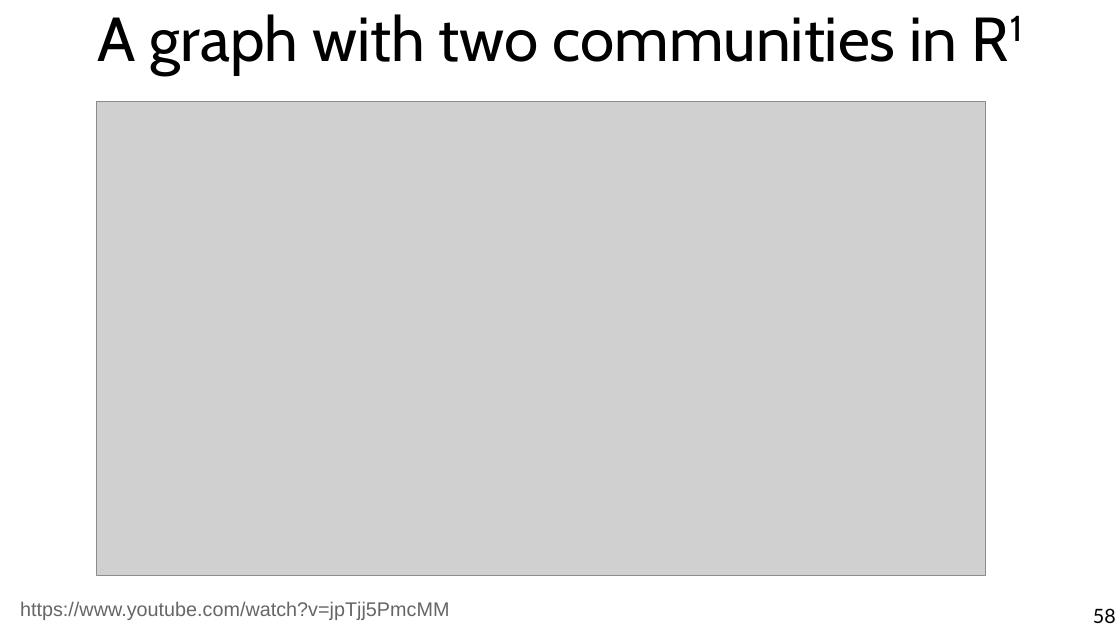
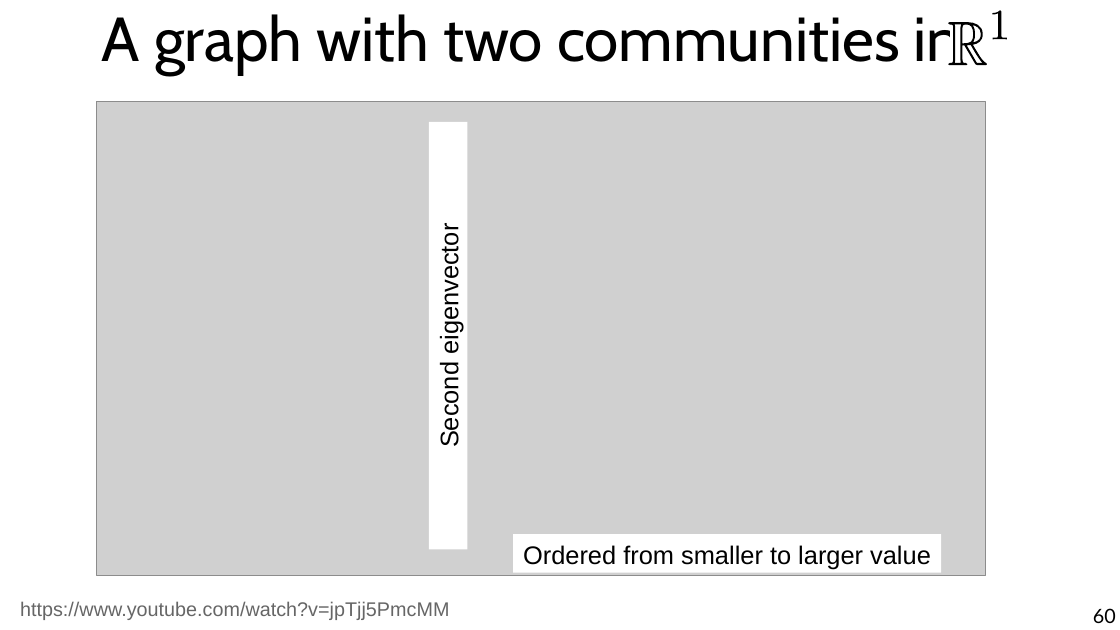
Before and after one commit to chatox/networks-science-course, a slide deck: slide 60 of theory/odp/tt22-spectral_graph_embedding.odp (slide 58 before the commit). Drawn at 1120x630 pixels with LibreOffice and Linux fonts; fonts in the diff are those of the drawing; grey boxes stand for pictures. Boxes give left, top, right and bottom in pixels: in the first picture for what was removed or moved away, otherwise in the second. Text is boxed around its words. In the diff, an @@ line names an element or a change of style, - is before the commit and + after.

```diff
--- a/theory/odp/tt22-spectral_graph_embedding.odp
+++ b/theory/odp/tt22-spectral_graph_embedding.odp
@@ title at (x1=102, y1=14, x2=962, y2=75): text changed @@
-A graph with two communities in R1
+A graph with two communities in
@@ freeform shape added at (x1=948, y1=22, x2=987, y2=65), fill #000000 @@
@@ freeform shape added at (x1=950, y1=13, x2=1004, y2=62), fill #FFFFFF @@
@@ freeform shape added at (x1=993, y1=10, x2=1007, y2=40), fill #000000 @@
@@ rectangle added at (x1=429, y1=121, x2=468, y2=549), fill #FFFFFF, 18 pt, text #000000 @@
+Second eigenvector
@@ rectangle added at (x1=513, y1=535, x2=941, y2=573), fill #FFFFFF, 18 pt, text #000000 @@
+Ordered from smaller to larger value
@@ page number at (x1=1093, y1=608, x2=1116, y2=623): text changed @@
-58
+60
```
Also in this commit, not shown: 31 other slides changed, 3 slides added, 1 slide removed, 1 other file.
